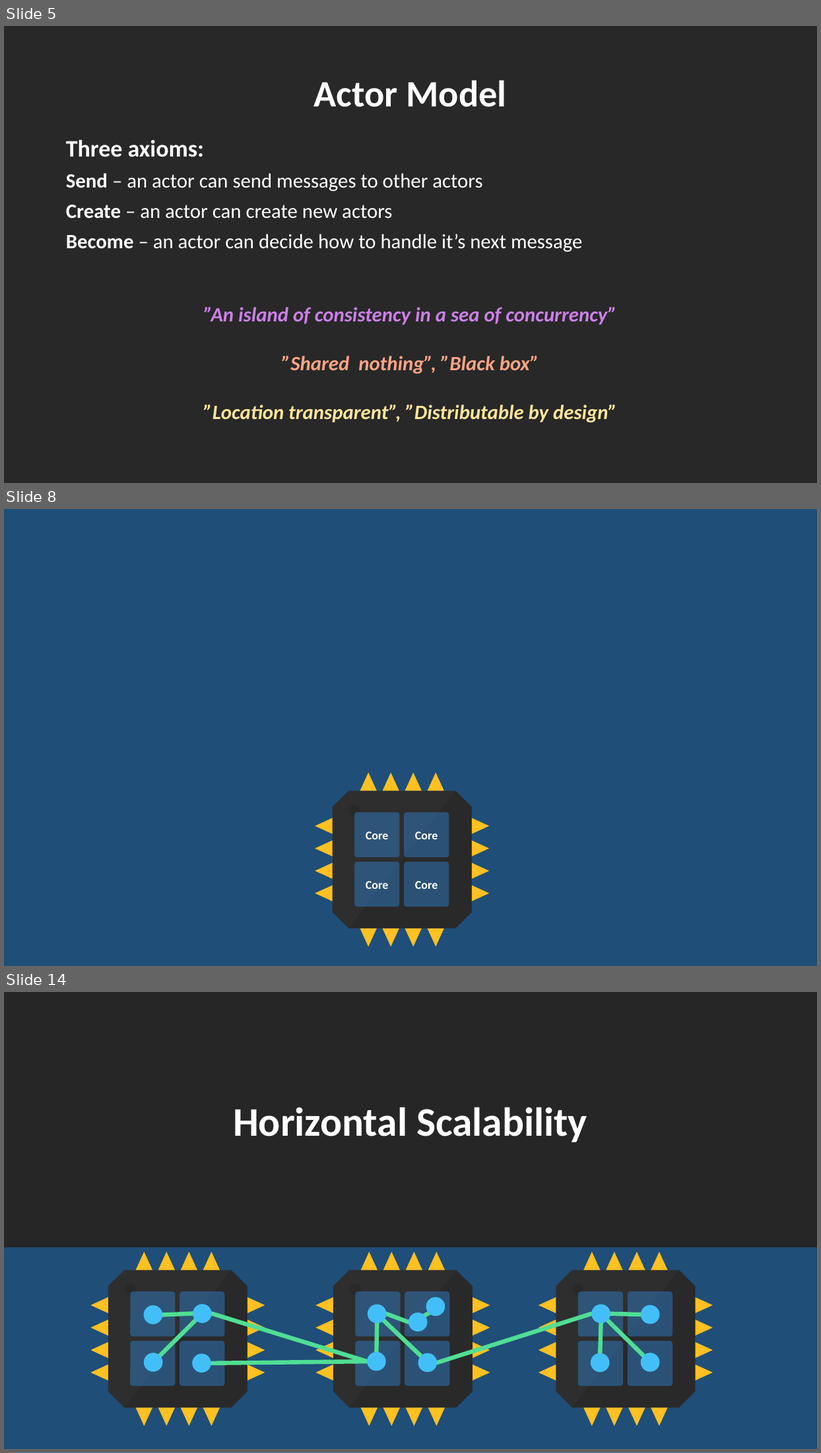
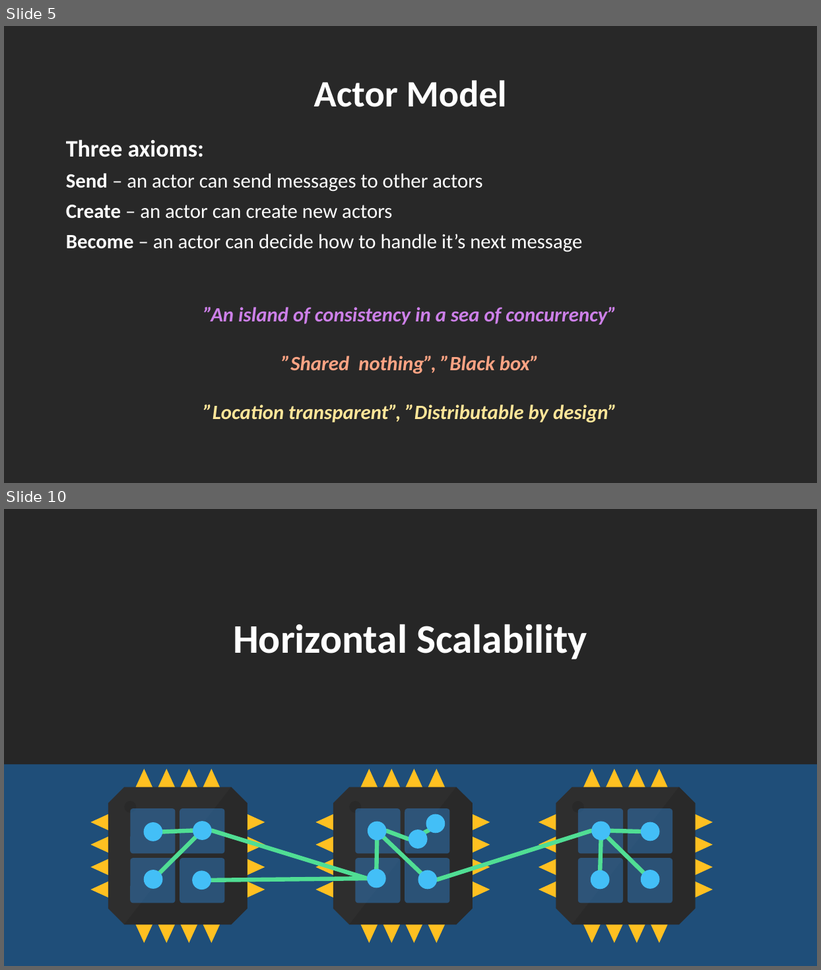
Before and after one commit to rogeralsing/Presentations, a slide deck: ProtoActor/QConSP/protoactor.pptx. Shown one above the other, each under a label of ours: slides 5, 8 and 14 before the commit, slides 5 and 10 after it; the slides between them are not shown. The pictures are 821x1453 and 821x970 pixels, drawn with LibreOffice and Linux fonts; fonts in the diff are those of the drawing. Boxes give left, top, right and bottom in pixels: in the first picture for what was removed or moved away, otherwise in the second. Text is boxed around its words. In the diff, an @@ line names an element or a change of style, - is before the commit and + after.

```diff
--- a/ProtoActor/QConSP/protoactor.pptx
+++ b/ProtoActor/QConSP/protoactor.pptx
@@ slide 8 removed at [4, 509, 817, 966], background #1F4E79 @@
@@ group removed at [315, 772, 490, 947]: 4 rounded rectangles, 2 freeform shapes, 1 octagon, 1 ellipse @@
-Core
-Core
-Core
-Core
@@ what was slide 14 is now slide 10 @@
```
Also in this commit, not shown: 3 slides changed, 1 slide added, 3 other slides removed.
